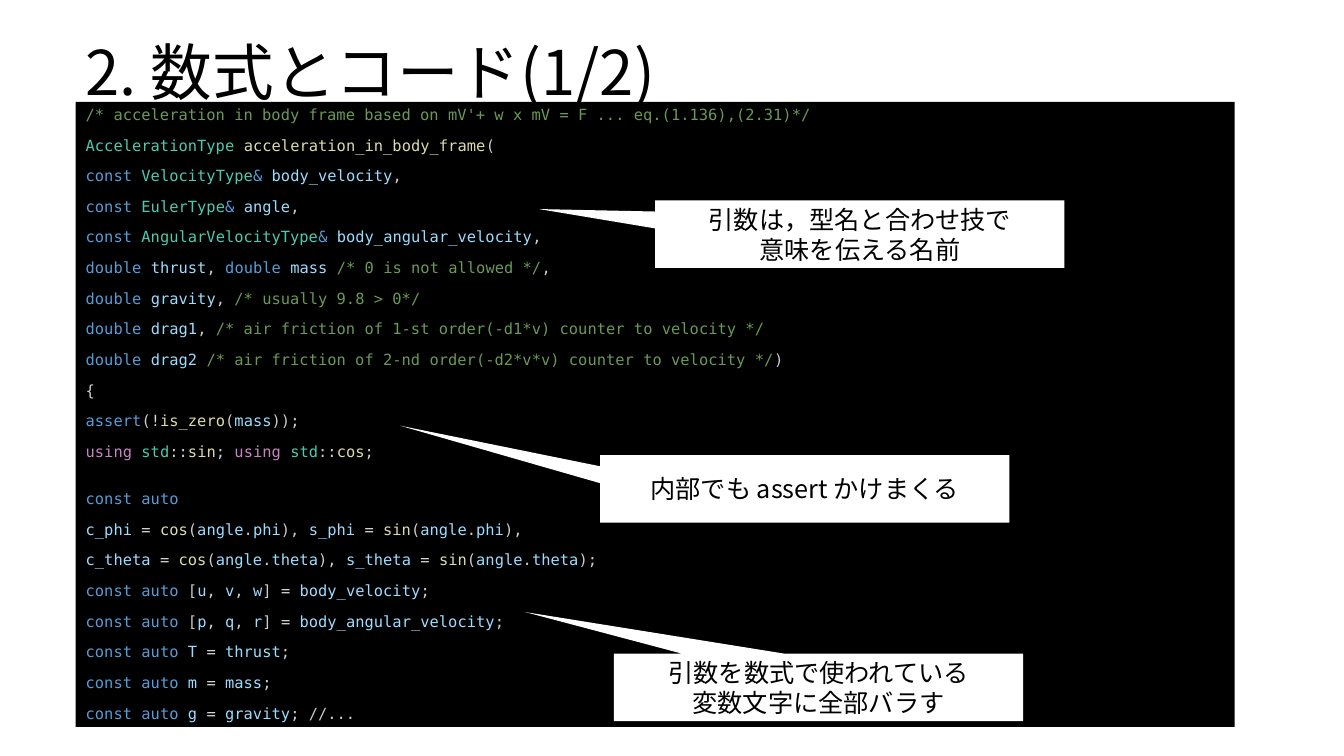
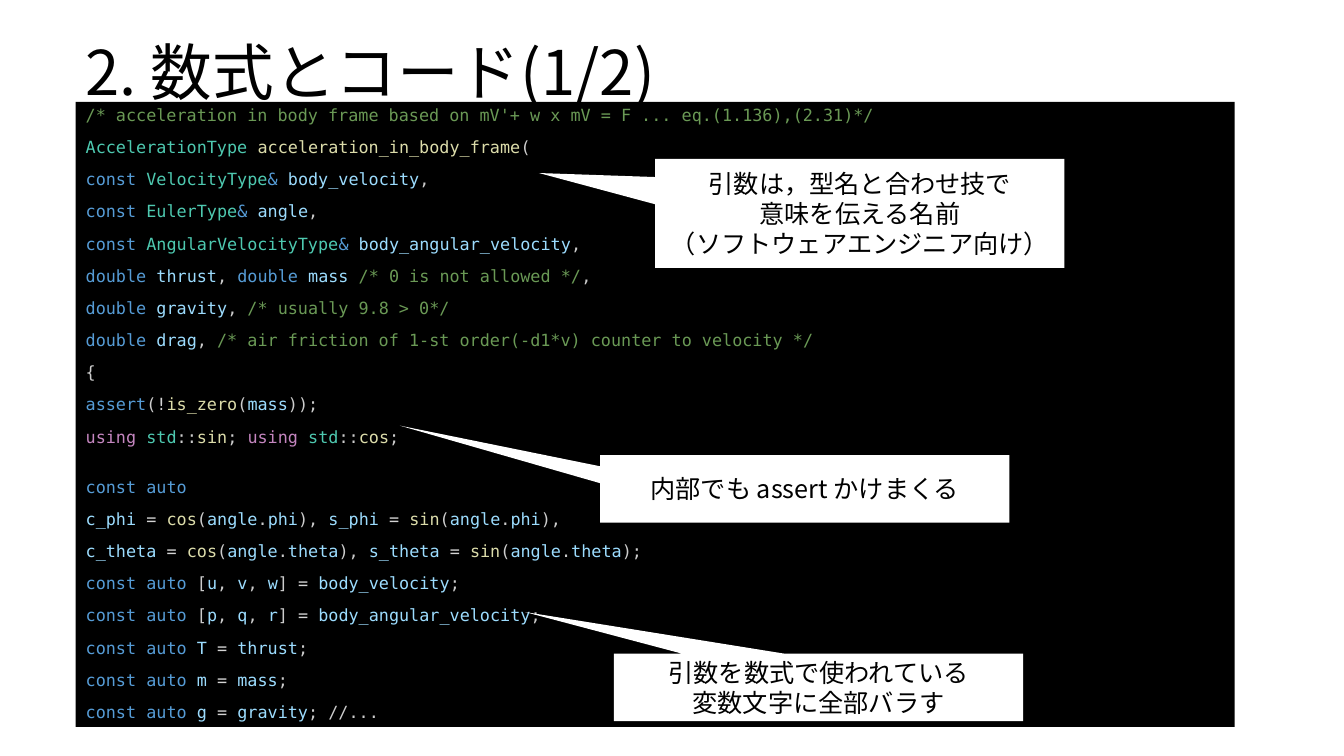
Before and after one commit to toppers/hakoniwa-px4sim, a slide deck: slide 17 of drone_physics/drone_frames.pptx (slide 12 before the commit). Drawn at 1344x756 pixels with LibreOffice and Linux fonts; fonts in the diff are those of the drawing. Boxes give left, top, right and bottom in pixels: in the first picture for what was removed or moved away, otherwise in the second. Text is boxed around its words. In the diff, an @@ line names an element or a change of style, - is before the commit and + after.

```diff
--- a/drone_physics/drone_frames.pptx
+++ b/drone_physics/drone_frames.pptx
@@ text at (86, 108, 874, 722): size 11 to 12 pt @@
@@ speech box "引数は，型名と合わせ技で": place and size @@
-speech box "引数は，型名と合わせ技で" at (655, 201, 1065, 268)
+speech box "引数は，型名と合わせ技で" at (655, 159, 1065, 268)
@@ text in speech box at (671, 231, 1049, 256): paragraph added @@
+（ソフトウェアエンジニア向け）
@@ text at (86, 333, 783, 350): text changed; size 11 to 12 pt @@
-double drag1, /* air friction of 1-st order(-d1*v) counter to velocity */
-double drag2 /* air friction of 2-nd order(-d2*v*v) counter to velocity */)
+double drag, /* air friction of 1-st order(-d1*v) counter to velocity */
```
Also in this commit, not shown: 7 other slides changed, 7 slides added, 1 slide removed, 2 other files.
